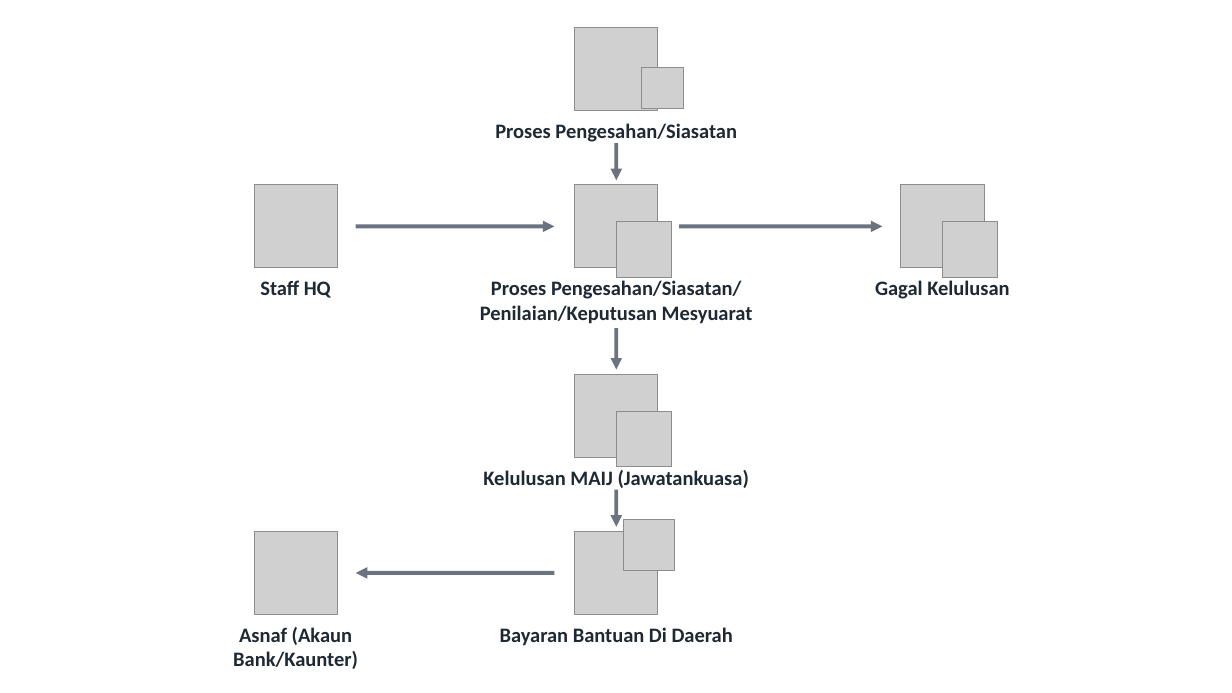
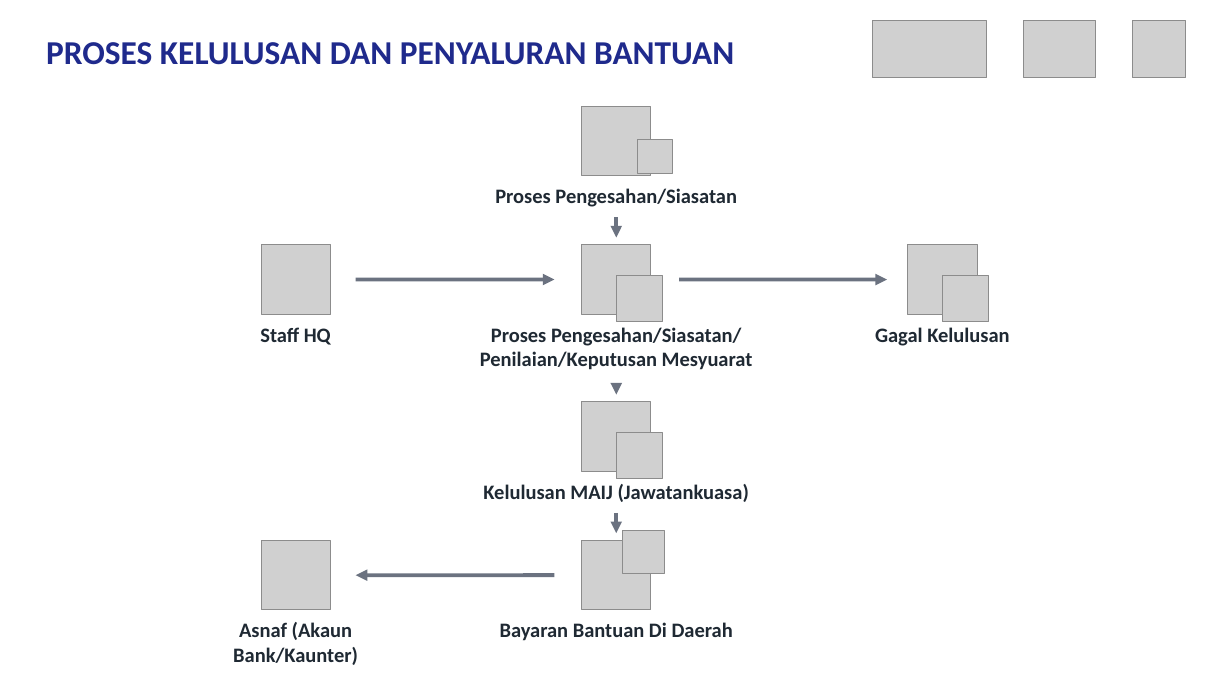
Before and after one commit to nawaljoe/Nawal, a slide deck: slide 3 of maij/Carta_Alir_MAIJ_Gaya_Asal.pptx. Drawn at 1232x693 pixels with LibreOffice and Linux fonts; fonts in the diff are those of the drawing; grey boxes stand for pictures. Boxes give left, top, right and bottom in pixels: in the first picture for what was removed or moved away, otherwise in the second. Text is boxed around its words. In the diff, an @@ line names an element or a change of style, - is before the commit and + after.

```diff
--- a/maij/Carta_Alir_MAIJ_Gaya_Asal.pptx
+++ b/maij/Carta_Alir_MAIJ_Gaya_Asal.pptx
@@ picture added at (x1=872, y1=20, x2=987, y2=78) @@
@@ picture added at (x1=1024, y1=20, x2=1096, y2=78) @@
@@ picture added at (x1=1133, y1=20, x2=1186, y2=78) @@
@@ text added at (x1=46, y1=42, x2=734, y2=65), 26 pt, text #1F2A8C, bold @@
+PROSES KELULUSAN DAN PENYALURAN BANTUAN
@@ picture resized from (x1=575, y1=28, x2=658, y2=111) to (x1=581, y1=106, x2=651, y2=176) @@
@@ picture resized from (x1=642, y1=67, x2=684, y2=108) to (x1=638, y1=139, x2=673, y2=174) @@
@@ text at (x1=495, y1=188, x2=737, y2=207): text changed @@
-Proses Pengesahan/Siasatan/
-Penilaian/Keputusan Mesyuarat
+Proses Pengesahan/Siasatan
@@ arrow moved from (616, 143) - (616, 180) to (616, 217) - (616, 238) @@
@@ picture resized from (x1=254, y1=185, x2=337, y2=268) to (x1=262, y1=245, x2=331, y2=314) @@
@@ picture resized from (x1=575, y1=185, x2=658, y2=268) to (x1=581, y1=245, x2=651, y2=314) @@
@@ picture resized from (x1=901, y1=185, x2=984, y2=268) to (x1=908, y1=245, x2=977, y2=314) @@
@@ arrow moved from (356, 226) - (555, 226) to (356, 279) - (555, 279) @@
@@ picture resized from (x1=616, y1=222, x2=672, y2=277) to (x1=616, y1=275, x2=663, y2=322) @@
@@ arrow moved from (679, 226) - (883, 226) to (679, 279) - (887, 279) @@
@@ picture resized from (x1=943, y1=222, x2=998, y2=277) to (x1=943, y1=275, x2=989, y2=322) @@
@@ text "Staff HQ" moved from (x1=260, y1=280, x2=331, y2=298) to (x1=260, y1=327, x2=331, y2=345) @@
@@ text at (x1=480, y1=327, x2=753, y2=370): text changed @@
-Proses Pengesahan/Siasatan
+Proses Pengesahan/Siasatan/
+Penilaian/Keputusan Mesyuarat
@@ arrow removed from (616, 328) to (616, 370) @@
@@ text "Gagal Kelulusan" moved from (x1=875, y1=280, x2=1009, y2=299) to (x1=875, y1=327, x2=1009, y2=346) @@
@@ arrow moved from (616, 490) - (616, 527) to (616, 384) - (616, 395) @@
@@ picture resized from (x1=575, y1=374, x2=658, y2=457) to (x1=581, y1=402, x2=651, y2=471) @@
@@ picture resized from (x1=616, y1=411, x2=672, y2=467) to (x1=616, y1=433, x2=663, y2=479) @@
@@ text "Kelulusan MAIJ (Jawatankuasa)" moved from (x1=483, y1=470, x2=749, y2=488) to (x1=483, y1=484, x2=749, y2=502) @@
@@ arrow added from (616, 513) to (616, 533), #6B7280 3 pt @@
@@ picture resized from (x1=624, y1=519, x2=675, y2=570) to (x1=622, y1=531, x2=665, y2=574) @@
@@ picture resized from (x1=254, y1=531, x2=337, y2=615) to (x1=262, y1=541, x2=331, y2=610) @@
@@ picture resized from (x1=575, y1=531, x2=658, y2=615) to (x1=581, y1=541, x2=651, y2=610) @@
@@ text "Asnaf (Akaun" moved from (x1=233, y1=627, x2=358, y2=669) to (x1=233, y1=622, x2=358, y2=665) @@
@@ text "Bayaran Bantuan Di Daerah" moved from (x1=500, y1=627, x2=733, y2=646) to (x1=500, y1=622, x2=733, y2=641) @@
```
Also in this commit, not shown: 1 other slide changed.
